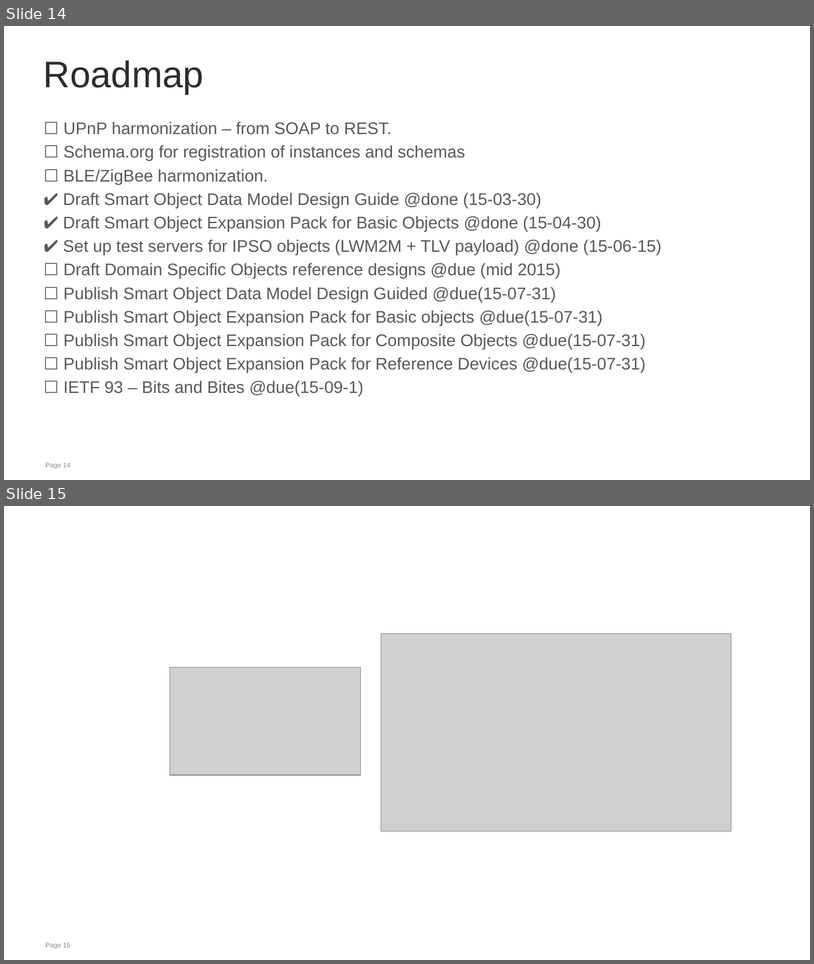
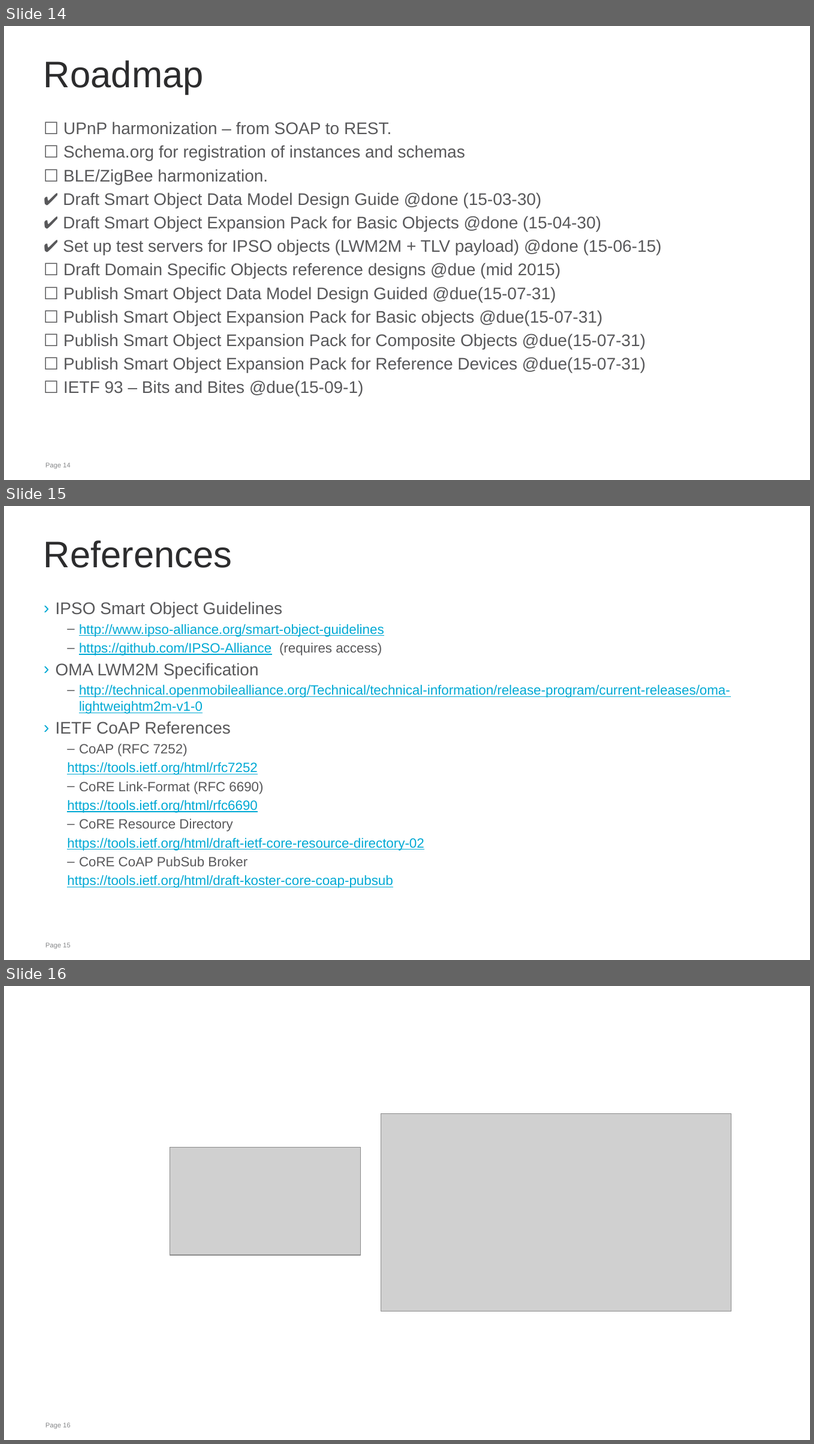
Before and after one commit to jaimejim/iot-playground, a slide deck: Documentation/IPSO_Intro_W3C.pptx. Shown one above the other, each under a label of ours: slides 14 and 15 before the commit, slides 14, 15 and 16 after it. The pictures are 814x964 and 814x1444 pixels, drawn with LibreOffice and Linux fonts; fonts in the diff are those of the drawing; grey boxes stand for pictures; background and template pictures are left out. Boxes give left, top, right and bottom in pixels: in the first picture for what was removed or moved away, otherwise in the second. Text is boxed around its words. In the diff, an @@ line names an element or a change of style, - is before the commit and + after.

```diff
--- a/Documentation/IPSO_Intro_W3C.pptx
+++ b/Documentation/IPSO_Intro_W3C.pptx
@@ slide 15 added at (x1=4, y1=506, x2=810, y2=960), background #FFFFFF; not listed: 1 template element that a slide beside it also shows @@
@@ title added at (x1=44, y1=540, x2=233, y2=568), 44 pt, text #2C2C2D @@
+References
@@ text added at (x1=56, y1=601, x2=731, y2=888), 16 pt, text #00A9D4, underline @@
+› IPSO Smart Object Guidelines
+  – http://www.ipso-alliance.org/smart-object-guidelines
+  – https://github.com/IPSO-Alliance (requires access)
+› OMA LWM2M Specification
+  – http://technical.openmobilealliance.org/Technical/technical-information/release-program/current-releases/oma-lightweightm2m-v1-0
+› IETF CoAP References
+  – CoAP (RFC 7252)
+  https://tools.ietf.org/html/rfc7252
+  – CoRE Link-Format (RFC 6690)
+  https://tools.ietf.org/html/rfc6690
+  – CoRE Resource Directory
+  https://tools.ietf.org/html/draft-ietf-core-resource-directory-02
+  – CoRE CoAP PubSub Broker
+  https://tools.ietf.org/html/draft-koster-core-coap-pubsub
@@ what was slide 15 is now slide 16 @@
```
Also in this commit, not shown: 3 slides changed, 21 other files.
